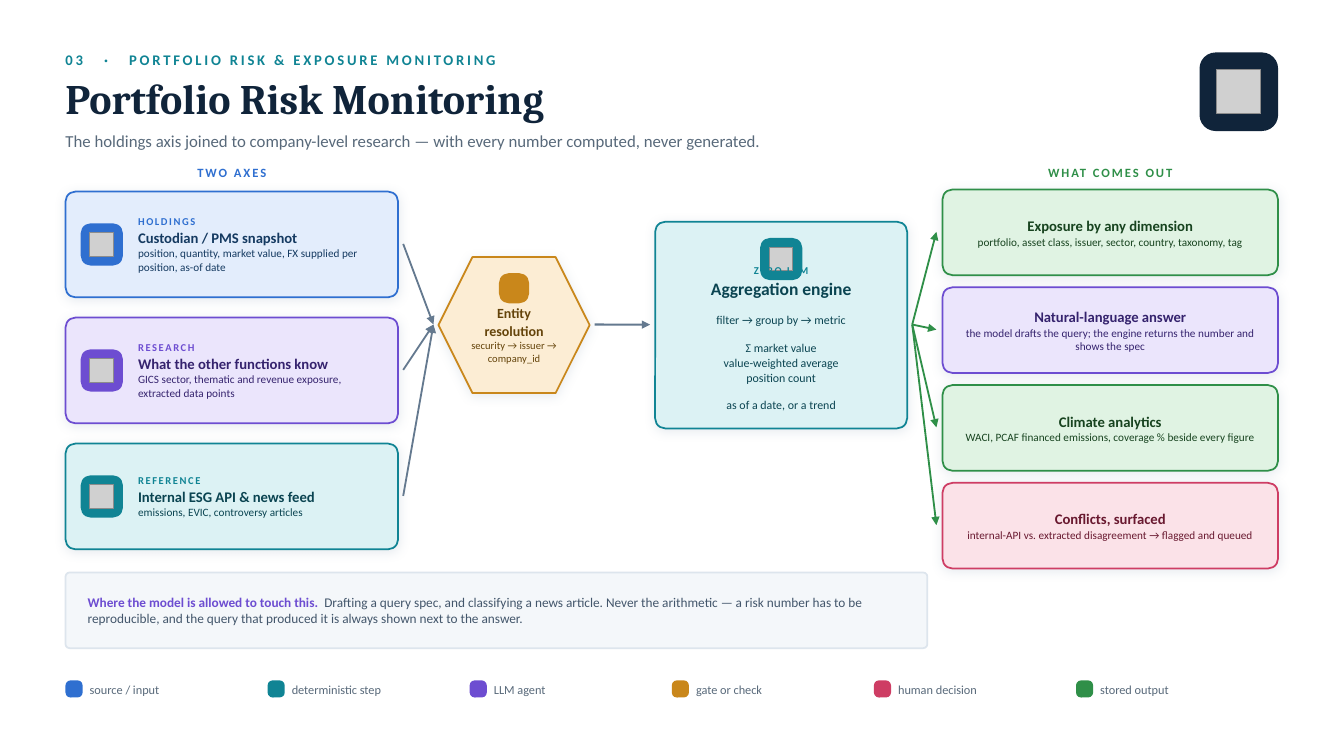
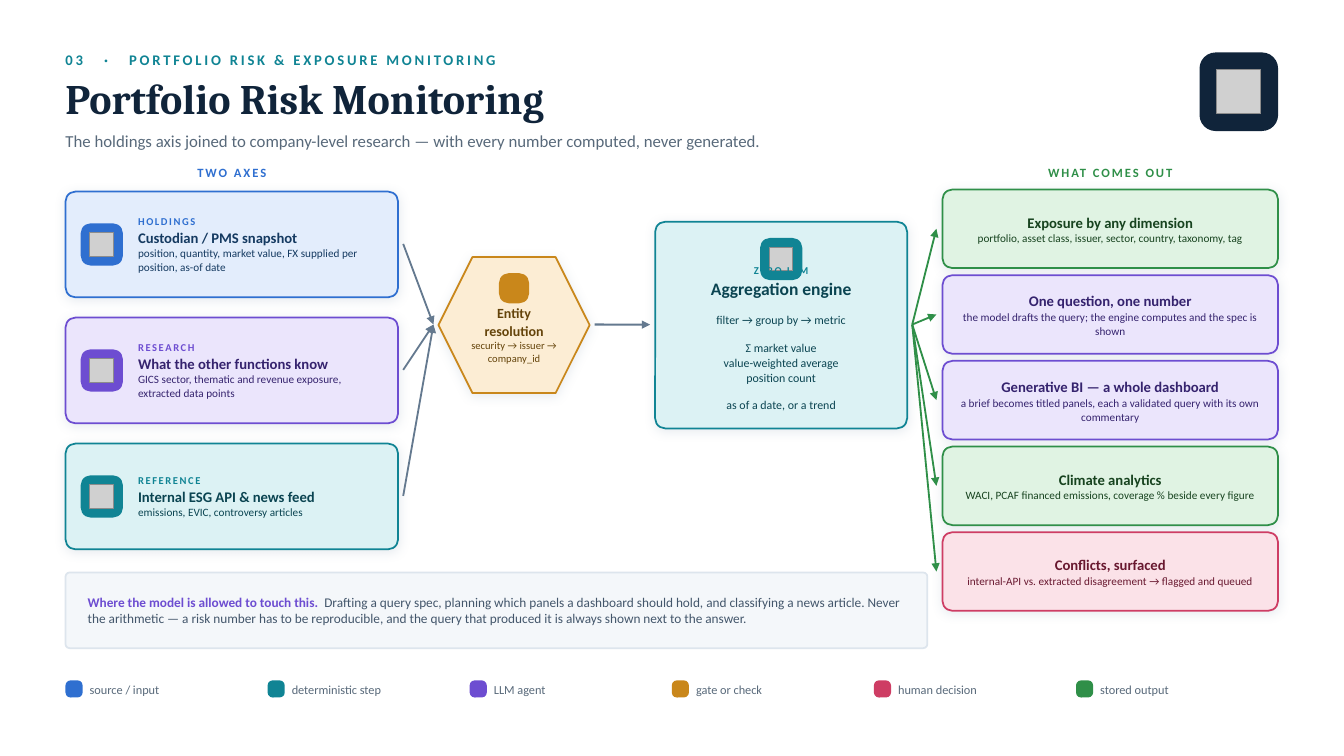
Before and after one commit to kutschersteffen-cmd/Agentic-Research-Pipeline, a slide deck: slide 6 of docs/decks/arp-functions-and-architecture.pptx. Drawn at 1344x756 pixels with LibreOffice and Linux fonts; fonts in the diff are those of the drawing; grey boxes stand for pictures; background and template pictures are left out. Boxes give left, top, right and bottom in pixels: in the first picture for what was removed or moved away, otherwise in the second. Text is boxed around its words. In the diff, an @@ line names an element or a change of style, - is before the commit and + after.

```diff
--- a/docs/decks/arp-functions-and-architecture.pptx
+++ b/docs/decks/arp-functions-and-architecture.pptx
@@ rounded rectangle: place and size @@
-rounded rectangle at box(943, 190, 1278, 275)
+rounded rectangle at box(943, 190, 1278, 268)
@@ text "Exposure by any dimension": place and size @@
-text "Exposure by any dimension" at box(978, 220, 1242, 248)
+text "Exposure by any dimension" at box(978, 217, 1242, 244)
@@ arrow moved from (912, 325) - (937, 232) to (912, 325) - (937, 229) @@
@@ rounded rectangle: place and size @@
-rounded rectangle at box(943, 287, 1278, 373)
+rounded rectangle at box(943, 275, 1278, 354)
@@ text at box(963, 295, 1257, 335): text changed @@
-Natural-language answer
-the model drafts the query; the engine returns the number and shows the spec
+One question, one number
+the model drafts the query; the engine computes and the spec is shown
@@ arrow moved from (912, 325) - (937, 330) to (912, 325) - (937, 315) @@
@@ arrow moved from (912, 325) - (937, 525) to (912, 325) - (937, 486) @@
@@ arrow moved from (912, 325) - (937, 427) to (912, 325) - (937, 400) @@
@@ arrow added from (912, 325) to (937, 572), #2F8F48 1.3 pt @@
@@ rounded rectangle added at box(943, 361, 1278, 440), fill #EBE5FC, outline #6D4DD1 1.25 pt @@
@@ text added at box(961, 381, 1259, 423), 8 pt, text #35236E @@
+Generative BI — a whole dashboard
+a brief becomes titled panels, each a validated query with its own commentary
@@ proportions changed in 4 elements at box(943, 190, 1278, 268), box(943, 275, 1278, 354), box(943, 532, 1278, 611), box(943, 447, 1278, 525) @@
@@ rounded rectangle: place and size @@
-rounded rectangle at box(943, 385, 1278, 471)
+rounded rectangle at box(943, 447, 1278, 525)
@@ text "Climate analytics": place and size @@
-text "Climate analytics" at box(966, 416, 1254, 443)
+text "Climate analytics" at box(966, 474, 1254, 501)
@@ rounded rectangle: place and size @@
-rounded rectangle at box(943, 483, 1278, 569)
+rounded rectangle at box(943, 532, 1278, 611)
@@ text "Conflicts, surfaced": place and size @@
-text "Conflicts, surfaced" at box(967, 513, 1253, 541)
+text "Conflicts, surfaced" at box(967, 559, 1253, 587)
@@ text at box(88, 597, 900, 625): text changed @@
-Where the model is allowed to touch this. Drafting a query spec, and classifying a news article. Never the arithmetic — a risk number has to be reproducible, and the query that produced it is always shown next to the answer.
+Where the model is allowed to touch this. Drafting a query spec, planning which panels a dashboard should hold, and classifying a news article. Never the arithmetic — a risk number has to be reproducible, and the query that produced it is always shown next to the answer.
```
Also in this commit, not shown: 1 other slide changed, 3 slides added.
